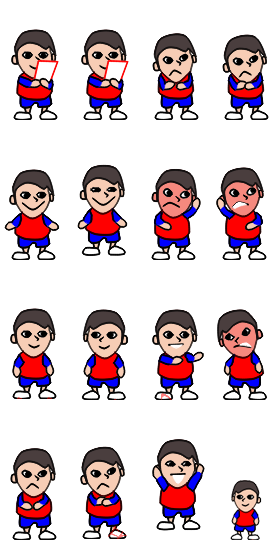
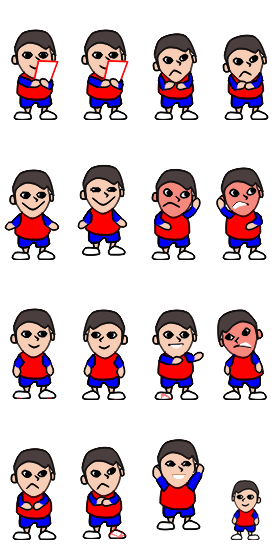
Before/after of a 280×560 layered artwork. What changed in the layer stack:
painted on "Слой 33 (копия)" over bbox(170, 473, 194, 484)
painted on "Слой 32" over bbox(170, 473, 201, 528)
